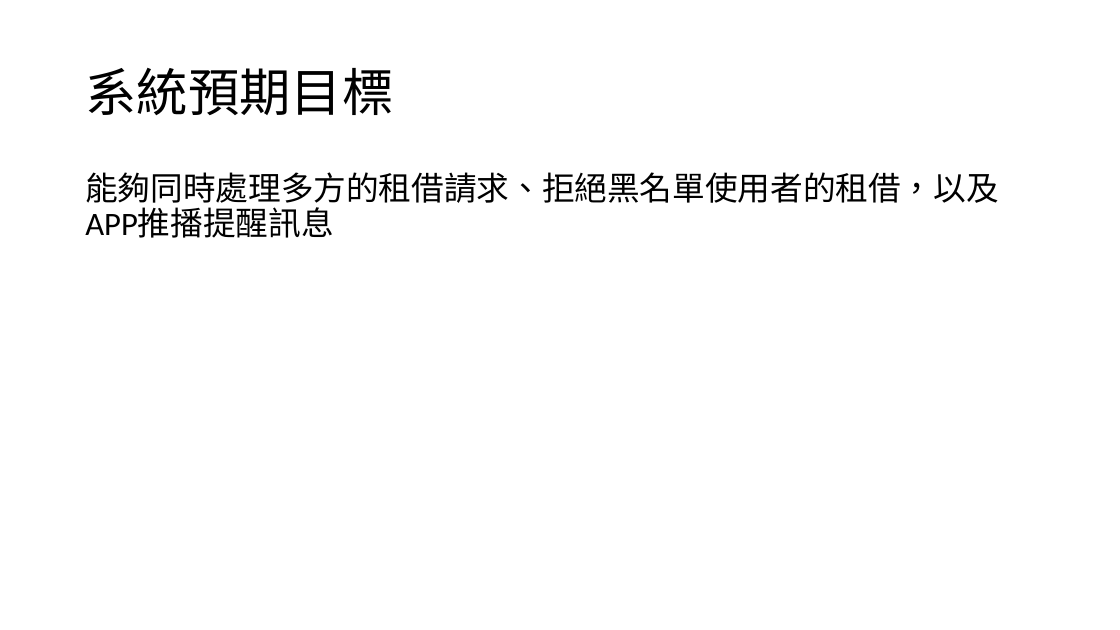
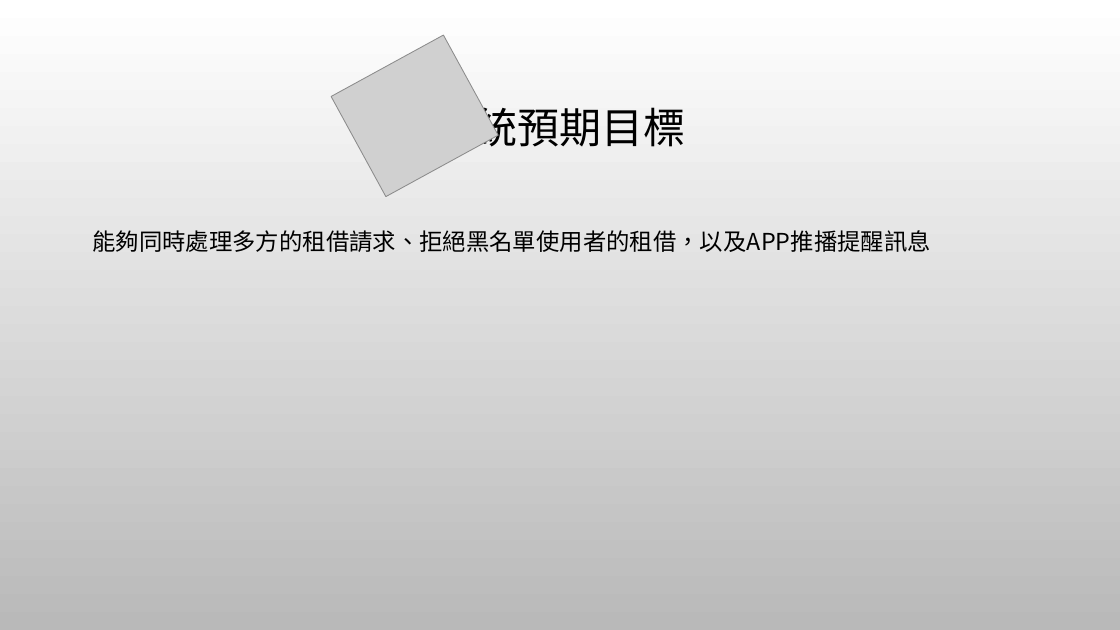
Before and after one commit to bbblu/courtesy-umbrella-docs, a slide deck: slide 7 of 初審簡報.pptx (slide 6 before the commit). Drawn at 1120x630 pixels with LibreOffice and Linux fonts; fonts in the diff are those of the drawing; grey boxes stand for pictures; background and template pictures are left out. Boxes give left, top, right and bottom in pixels: in the first picture for what was removed or moved away, otherwise in the second. Text is boxed around its words. In the diff, an @@ line names an element or a change of style, - is before the commit and + after.

```diff
--- a/初審簡報.pptx
+++ b/初審簡報.pptx
@@ background #FFFFFF to picture (left out) @@
@@ title "系統預期目標" moved from (x1=85, y1=68, x2=393, y2=115) to (x1=434, y1=101, x2=686, y2=154) @@
@@ title "系統預期目標" at (x1=434, y1=101, x2=686, y2=154): size 44 to 36 pt, font Calibri to Noto Sans CJK TC; alignment left to centre @@
@@ picture added at (x1=331, y1=35, x2=498, y2=197) @@
@@ text "能夠同時處理多方的租借請求、拒絕黑名單使用者的租借，以及APP推播提醒訊息" moved from (x1=85, y1=172, x2=998, y2=238) to (x1=92, y1=230, x2=931, y2=252) @@
@@ text "能夠同時處理多方的租借請求、拒絕黑名單使用者的租借，以及APP推播提醒訊息" at (x1=92, y1=230, x2=931, y2=252): size 28 to 20 pt, font Calibri to Noto Sans CJK TC; line spacing 0.9 to 1.2 @@
```
Also in this commit, not shown: 7 other slides changed, 3 slides added, 1 slide removed.
